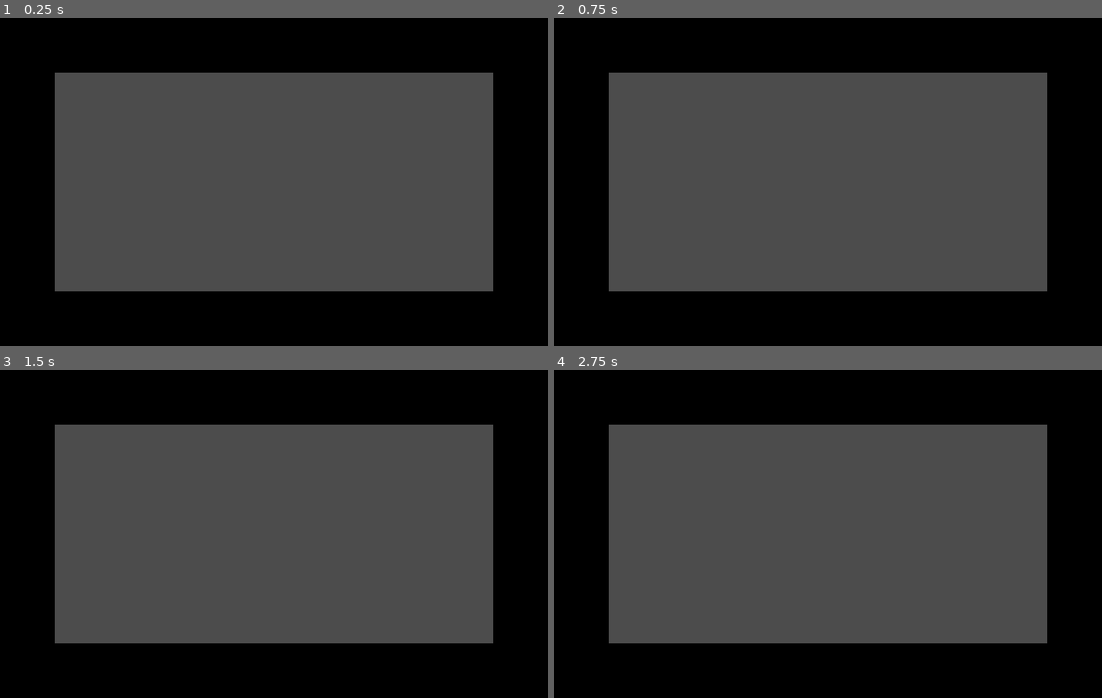
Above: before the commit, frames 1-4 (two rows, left to right).
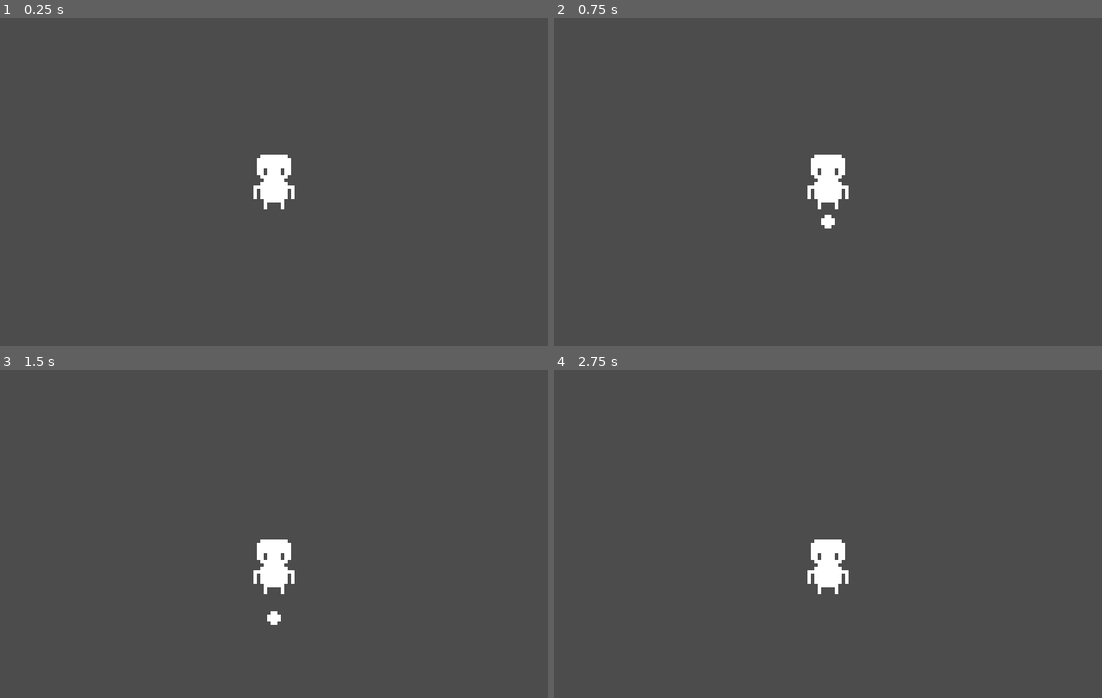
Above: after the commit, the same moments.

Repository: rueterscooter/CS-Club-Project
Game: Godot game, scene res://Scenes/Player.tscn
Same seed, same stepped clock (60 frames per second), same inputs: the game is played once before the commit and once after it. Before the commit the project starts from res://Scenes/RoomManager.tscn.
Inputs:
- Up to frame 1 (0.25 s): no input
- Up to frame 2 (0.75 s): tap Enter at 0.5 s; tap Space (ui_shoot, bound only after the commit) at 0.6 s
- Up to frame 3 (1.5 s): hold Down (ui_down) from 1.28 s (still down); tap Space (ui_shoot, bound only after the commit) at 1.35 s
- Up to frame 4 (2.75 s): tap Space (ui_shoot, bound only after the commit) at 2, 2.1 s; release Down (ui_down) at 2.03 s

The runs differ from the first frame. In frame 1, 48% of the frame differs, in the area x 0-100%, y 0-100%; in frame 2, 48%; in frame 3, 48%; in frame 4, 48%.

Commit message:
Ready for people to experiment

Diff:
--- /dev/null
+++ b/Scenes/Bullet.tscn
@@ -0,0 +1,48 @@
+[gd_scene load_steps=4 format=2]
+
+[ext_resource path="res://Scripts/Player_Scripts/Bullet.gd" type="Script" id=1]
+[ext_resource path="res://Sprites/Player/temp/bullet_temp.png" type="Texture" id=2]
+
+[sub_resource type="RectangleShape2D" id=1]
+
+custom_solver_bias = 0.0
+extents = Vector2( 2, 2 )
+
+[node name="Area2D" type="Area2D"]
+
+input_pickable = true
+gravity_vec = Vector2( 0, 1 )
+gravity = 98.0
+linear_damp = 0.1
+angular_damp = 1.0
+audio_bus_override = false
+audio_bus_name = "Master"
+
+[node name="KinematicBody2D" type="KinematicBody2D" parent="." index="0"]
+
+input_pickable = false
+collision_layer = 1
+collision_mask = 1
+collision/safe_margin = 0.08
+script = ExtResource( 1 )
+_sections_unfolded = [ "Transform" ]
+
+[node name="Sprite" type="Sprite" parent="KinematicBody2D" index="0"]
+
+texture = ExtResource( 2 )
+_sections_unfolded = [ "Transform" ]
+
+[node name="HitBox" type="Area2D" parent="KinematicBody2D" index="1"]
+
+input_pickable = true
+gravity_vec = Vector2( 0, 1 )
+gravity = 98.0
+linear_damp = 0.1
+angular_damp = 1.0
+audio_bus_override = false
+audio_bus_name = "Master"
+
+[node name="Collider" type="CollisionShape2D" parent="KinematicBody2D/HitBox" index="0"]
+
+shape = SubResource( 1 )
+_sections_unfolded = [ "Transform", "Visibility", "Z Index" ]
--- a/Scenes/Player.tscn
+++ b/Scenes/Player.tscn
@@ -1,47 +1,47 @@
 [gd_scene load_steps=13 format=2]
 
 [ext_resource path="res://Scripts/Player_Scripts/Player.gd" type="Script" id=1]
-[ext_resource path="res://Sprites/Player/temp/player_temp4.png" type="Texture" id=2]
-[ext_resource path="res://Sprites/Player/temp/player_temp5.png" type="Texture" id=3]
-[ext_resource path="res://Sprites/Player/temp/player_temp7.png" type="Texture" id=4]
-[ext_resource path="res://Sprites/Player/temp/player_temp8.png" type="Texture" id=5]
-[ext_resource path="res://Sprites/Player/temp/player_temp1.png" type="Texture" id=6]
-[ext_resource path="res://Sprites/Player/temp/player_temp2.png" type="Texture" id=7]
-[ext_resource path="res://Sprites/Player/temp/player_temp3.png" type="Texture" id=8]
-[ext_resource path="res://Sprites/Player/temp/player_temp6.png" type="Texture" id=9]
+[ext_resource path="res://Sprites/Player/temp/player_temp1.png" type="Texture" id=2]
+[ext_resource path="res://Sprites/Player/temp/player_temp2.png" type="Texture" id=3]
+[ext_resource path="res://Sprites/Player/temp/player_temp3.png" type="Texture" id=4]
+[ext_resource path="res://Sprites/Player/temp/player_temp7.png" type="Texture" id=5]
+[ext_resource path="res://Sprites/Player/temp/player_temp8.png" type="Texture" id=6]
+[ext_resource path="res://Sprites/Player/temp/player_temp4.png" type="Texture" id=7]
+[ext_resource path="res://Sprites/Player/temp/player_temp6.png" type="Texture" id=8]
+[ext_resource path="res://Sprites/Player/temp/player_temp5.png" type="Texture" id=9]
 
 [sub_resource type="SpriteFrames" id=1]
 
 animations = [ {
-"frames": [ ExtResource( 2 ), ExtResource( 3 ) ],
+"frames": [ ExtResource( 2 ) ],
 "loop": true,
-"name": "side_walk",
-"speed": 10.0
+"name": "front_idle",
+"speed": 5.0
 }, {
-"frames": [ ExtResource( 2 ) ],
+"frames": [ ExtResource( 3 ), ExtResource( 4 ) ],
+"loop": true,
+"name": "front_walk",
+"speed": 5.0
+}, {
+"frames": [ ExtResource( 5 ), ExtResource( 6 ) ],
+"loop": true,
+"name": "back_walk",
+"speed": 5.0
+}, {
+"frames": [ ExtResource( 7 ) ],
 "loop": true,
 "name": "side_idle",
 "speed": 5.0
 }, {
-"frames": [ ExtResource( 4 ), ExtResource( 5 ) ],
-"loop": true,
-"name": "back_walk",
-"speed": 5.0
-}, {
-"frames": [ ExtResource( 6 ) ],
-"loop": true,
-"name": "front_idle",
-"speed": 5.0
-}, {
-"frames": [ ExtResource( 7 ), ExtResource( 8 ) ],
-"loop": true,
-"name": "front_walk",
-"speed": 5.0
-}, {
-"frames": [ ExtResource( 9 ) ],
+"frames": [ ExtResource( 8 ) ],
 "loop": true,
 "name": "back_idle",
 "speed": 5.0
+}, {
+"frames": [ ExtResource( 7 ), ExtResource( 9 ) ],
+"loop": true,
+"name": "side_walk",
+"speed": 10.0
 } ]
 
 [sub_resource type="RectangleShape2D" id=2]
@@ -54,7 +54,7 @@
 custom_solver_bias = 0.0
 extents = Vector2( 5, 8 )
 
-[node name="Area2D" type="Area2D"]
+[node name="Area2D" type="Area2D" index="0"]
 
 input_pickable = true
 gravity_vec = Vector2( 0, 1 )
@@ -82,7 +82,7 @@
 
 shape = SubResource( 2 )
 
-[node name="Hitbox" type="Area2D" parent="." index="1"]
+[node name="Hitbox" type="Area2D" parent="KinematicBody2D" index="2"]
 
 input_pickable = true
 gravity_vec = Vector2( 0, 1 )
@@ -92,6 +92,31 @@
 audio_bus_override = false
 audio_bus_name = "Master"
 
-[node name="HurtCollider" type="CollisionShape2D" parent="Hitbox" index="0"]
+[node name="HurtCollider" type="CollisionShape2D" parent="KinematicBody2D/Hitbox" index="0"]
 
 shape = SubResource( 3 )
+
+[node name="Camera2D" type="Camera2D" parent="KinematicBody2D" index="3"]
+
+anchor_mode = 1
+rotating = false
+current = true
+zoom = Vector2( 0.2, 0.2 )
+limit_left = -10000000
+limit_top = -10000000
+limit_right = 10000000
+limit_bottom = 10000000
+limit_smoothed = false
+drag_margin_h_enabled = true
+drag_margin_v_enabled = true
+smoothing_enabled = false
+smoothing_speed = 5.0
+offset_v = 0.0
+offset_h = 0.0
+drag_margin_left = 0.2
+drag_margin_top = 0.2
+drag_margin_right = 0.2
+drag_margin_bottom = 0.2
+editor_draw_screen = true
+editor_draw_limits = false
+editor_draw_drag_margin = false
--- a/Scenes/RoomManager.tscn
+++ b/Scenes/RoomManager.tscn
@@ -2,7 +2,7 @@
 
 [ext_resource path="res://Scripts/Game_Scripts/RoomManager.gd" type="Script" id=1]
 
-[node name="Node2D" type="Node2D" index="0"]
+[node name="Node2D" type="Node2D"]
 
 script = ExtResource( 1 )
 _sections_unfolded = [ "Transform" ]
--- a/Scripts/Game_Scripts/RoomManager.gd
+++ b/Scripts/Game_Scripts/RoomManager.gd
@@ -36,7 +36,6 @@
 				instance.set_name("wall" + String(wallCtr))
 				self.add_child(instance)
 				instance.position = Vector2(8+ col * 16, 8 +row * 16)
-				print(instance.position)
 
 	pass
 
--- /dev/null
+++ b/Scripts/Player_Scripts/Bullet.gd
@@ -0,0 +1,23 @@
+extends KinematicBody2D
+
+var speed = 100
+var motionDir = Vector2(0,0)
+var timeMax = 1
+var timer = 0
+
+func _physics_process(delta):
+
+	move_and_slide(motionDir.normalized() * speed)
+
+	if timer < timeMax:
+		timer += delta
+		if timer >= timeMax:
+			destroy_obj()
+
+	pass
+
+func destroy_obj():
+
+	get_parent().remove_child(self)
+
+	pass
--- a/Scripts/Player_Scripts/Player.gd
+++ b/Scripts/Player_Scripts/Player.gd
@@ -1,16 +1,19 @@
 extends KinematicBody2D
 
-const SPEED = 70
+const SPEED = 50
+
+var sprite
 
 var moveDir = Vector2(0, 0)
 var state = "normal"
-var facing = "front"
+var facingDir = Vector2(0, 1)
+var bullet = load("res://Scenes/Bullet.tscn")
 
-#func _ready():
-#
-#	Testing... Don't add this!
-#
-#	pass
+func _ready():
+
+	sprite = $AnimatedSprite
+
+	pass
 
 func _physics_process(delta):
 
@@ -19,12 +22,24 @@
 			normal_controls_loop()
 			normal_movement_loop()
 			normal_animation_loop()
+		"hurt":
+			hurt_loop()
+			hurt_animation_loop()
 
 	pass
 
 func normal_controls_loop():
 
+	var UP = false
+	var DOWN = Input.is_action_pressed("ui_down")
+	var LEFT = false
+	var RIGHT = false
+	var SHOOT = Input.is_action_just_pressed("ui_shoot")
 
+	if SHOOT:
+		instantiate_bullet()
+
+	moveDir = Vector2(int(RIGHT) - int(LEFT), int(DOWN) - int(UP))
 
 	pass
 
@@ -41,8 +56,24 @@
 
 	pass
 
-func damage_loop():
+func hurt_loop():
 
 
 
 	pass
+
+func hurt_animation_loop():
+
+
+
+	pass
+
+func instantiate_bullet():
+
+	var instance = bullet.instance()
+	instance.set_name("Bullet")
+	self.add_child(instance)
+	instance.position = position
+	instance.get_child(0).motionDir = facingDir
+
+	pass
--- a/project.godot
+++ b/project.godot
@@ -11,7 +11,7 @@
 [application]
 
 config/name="CS Club Project"
-run/main_scene="res://Scenes/RoomManager.tscn"
+run/main_scene="res://Scenes/Player.tscn"
 config/icon="res://icon.png"
 
 [display]
@@ -19,6 +19,11 @@
 window/size/width=800
 window/size/height=480
 
+[input]
+
+ui_shoot=[ Object(InputEventKey,"resource_local_to_scene":false,"resource_name":"","device":0,"alt":false,"shift":false,"control":false,"meta":false,"command":false,"pressed":false,"scancode":32,"unicode":0,"echo":false,"script":null)
+ ]
+
 [rendering]
 
 environment/default_environment="res://default_env.tres"
Binary file added: Sprites/Player/temp/bullet_temp.png
Not shown, added: Sprites/Player/temp/bullet_temp.png.import
